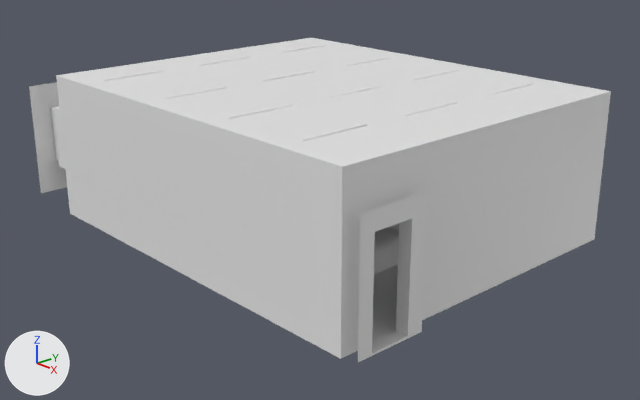
The Blender file Assets/Models/Blend/Untitled1.blend as it was, and as the next commit left it.
One viewpoint serves both versions: a 50 mm camera at (12.77, -11.63, 6.68) aimed at (0.32, -0.22, 0.67). The axes (+X, +Y, +Z) are drawn at lower left. The lights are the same throughout. The picture after the commit comes second.

Names of what the first picture shows: 'Cube.015', 'RoomDraft' and 13 more.
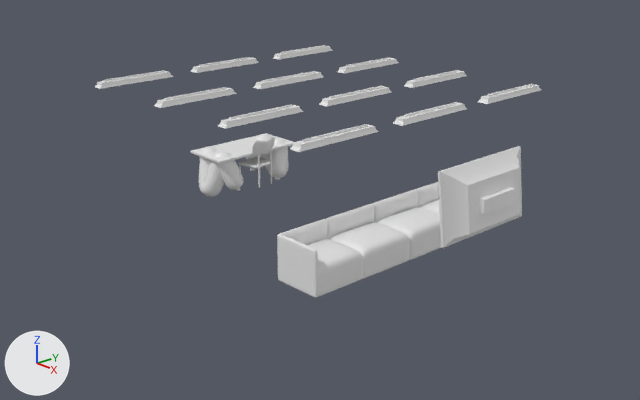
Location of each change, (x1, y1, x2, y2) in pixels of the pictures (640 x 400 px):
```json
{"object": "RoomDraft", "change": "hidden", "before": [29, 38, 611, 362]}
{"object": "rest", "change": "added", "after": [252, 137, 275, 155]}
{"object": "seat", "change": "added", "after": [238, 157, 271, 168]}
{"object": "legs.001", "change": "added", "after": [239, 148, 272, 188]}
{"object": "TV", "change": "unchanged, uncovered by the edit", "before": [483, 189, 515, 214], "after": [438, 146, 522, 248]}
{"object": "Cube.015", "change": "unchanged, uncovered by the edit", "before": [374, 223, 399, 274], "after": [326, 189, 441, 279]}
{"object": "Cube.014", "change": "unchanged, uncovered by the edit", "after": [277, 182, 440, 298]}
{"object": "legs", "change": "unchanged, uncovered by the edit", "after": [199, 134, 289, 197]}
```

The change, as JSON lines over the scene's bpy script:
```json
{"op": "add", "block": "me_plane_025", "code": ["me_plane_025 = bpy.data.meshes.new('Plane.025')", "me_plane_025.from_pydata([(-0.219, 0.152, 0.797), (0.0, 0.316, 0.761), (-0.228, 0.245, 1.163), (0.0, 0.41, 1.127), (-0.283, 0.149, 0.795), (-0.291, 0.242, 1.161), (-0.224, 0.199, 0.98), (0.0, 0.363, 0.944), (-0.375, 0.195, 0.978)], [], [(6, 7, 3, 2), (6, 2, 5, 8), (0, 6, 8, 4), (0, 1, 7, 6)])", "me_plane_025.polygons.foreach_set('use_smooth', [True] * 4)"]}
{"op": "add", "block": "me_cylinder_012", "code": ["me_cylinder_012 = bpy.data.meshes.new('Cylinder.012')", "me_cylinder_012.from_pydata(...)  # 40 vertices, 28 faces; spans x -0.333..-0.177, y -0.286..0.284, z -0.002..0.966", "me_cylinder_012.polygons.foreach_set('use_smooth', [True] * 28)"]}
{"op": "add", "block": "me_plane_024", "code": ["me_plane_024 = bpy.data.meshes.new('Plane.024')", "me_plane_024.from_pydata(...)  # 18 vertices, 10 faces; spans x -0.352..0.0, y -0.393..0.266, z 0.51", "me_plane_024.polygons.foreach_set('use_smooth', [True] * 10)"]}
{"op": "add", "block": "ob_roomdraft", "code": "ob_roomdraft.hide_set(True)  # its collection is switched off"}
{"op": "add", "block": "ob_rest", "code": ["ob_rest = bpy.data.objects.new('rest', me_plane_025)", "ob_rest.parent = ob_chair", "ob_rest.matrix_parent_inverse = Matrix(((0.0773, -0.997, 0.0, 0.995), (0.997, 0.0773, 0.0, 2.874), (0.0, 0.0, 1.0, 0.0), (0.0, 0.0, 0.0, 1.0)))", "ob_rest.location = (-2.943, 0.769, 0.0)", "ob_rest.rotation_euler = (0.0, 0.0, -1.493)  # degrees (0, 0, -86)", "_m = ob_rest.modifiers.new('Mirror', 'MIRROR')", "_m.use_clip = True", "_m = ob_rest.modifiers.new('Solidify', 'SOLIDIFY')", "_m.thickness = 0.07", "_m = ob_rest.modifiers.new('Subdivision', 'SUBSURF')"]}
{"op": "add", "block": "ob_chair", "code": ["ob_chair = bpy.data.objects.new('chair', None)", "ob_chair.location = (-2.943, 0.769, 0.0)", "ob_chair.rotation_euler = (0.0, 0.0, -1.493)  # degrees (0, 0, -86)"]}
{"op": "add", "block": "ob_legs_001", "code": ["ob_legs_001 = bpy.data.objects.new('legs.001', me_cylinder_012)", "ob_legs_001.parent = ob_chair", "ob_legs_001.matrix_parent_inverse = Matrix(((0.0773, -0.997, 0.0, 0.995), (0.997, 0.0773, 0.0, 2.874), (0.0, 0.0, 1.0, 0.0), (0.0, 0.0, 0.0, 1.0)))", "ob_legs_001.location = (-2.943, 0.769, 0.0)", "ob_legs_001.rotation_euler = (0.0, 0.0, -1.493)  # degrees (0, 0, -86)", "_m = ob_legs_001.modifiers.new('Mirror', 'MIRROR')"]}
{"op": "add", "block": "ob_seat", "code": ["ob_seat = bpy.data.objects.new('seat', me_plane_024)", "ob_seat.parent = ob_chair", "ob_seat.matrix_parent_inverse = Matrix(((0.0773, -0.997, 0.0, 0.995), (0.997, 0.0773, 0.0, 2.874), (0.0, 0.0, 1.0, 0.0), (0.0, 0.0, 0.0, 1.0)))", "ob_seat.location = (-2.943, 0.769, 0.0)", "ob_seat.rotation_euler = (0.0, 0.0, -1.493)  # degrees (0, 0, -86)", "_m = ob_seat.modifiers.new('Mirror', 'MIRROR')", "_m.use_clip = True", "_m = ob_seat.modifiers.new('Solidify', 'SOLIDIFY')", "_m.thickness = 0.03"]}
```
